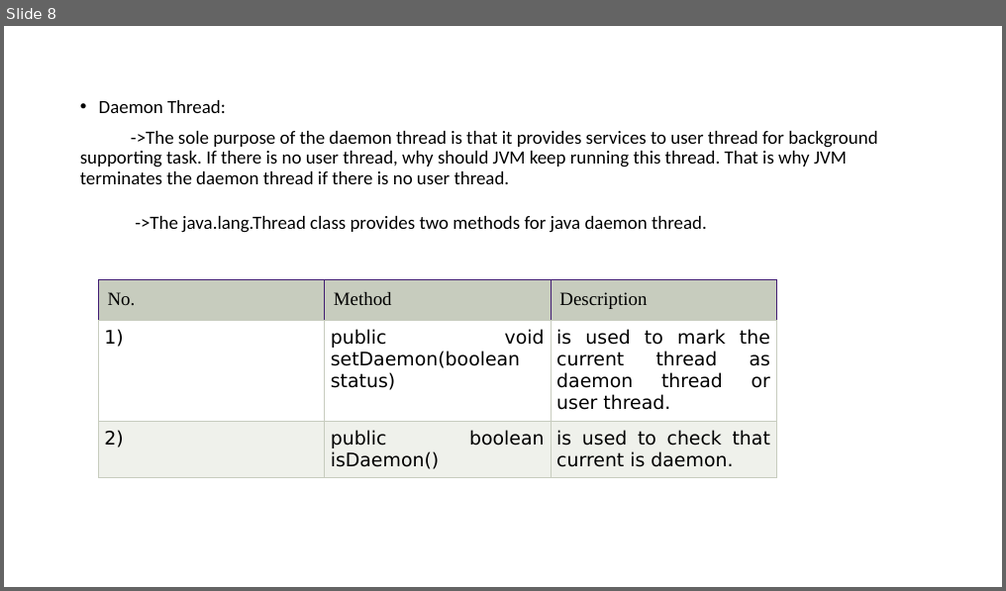
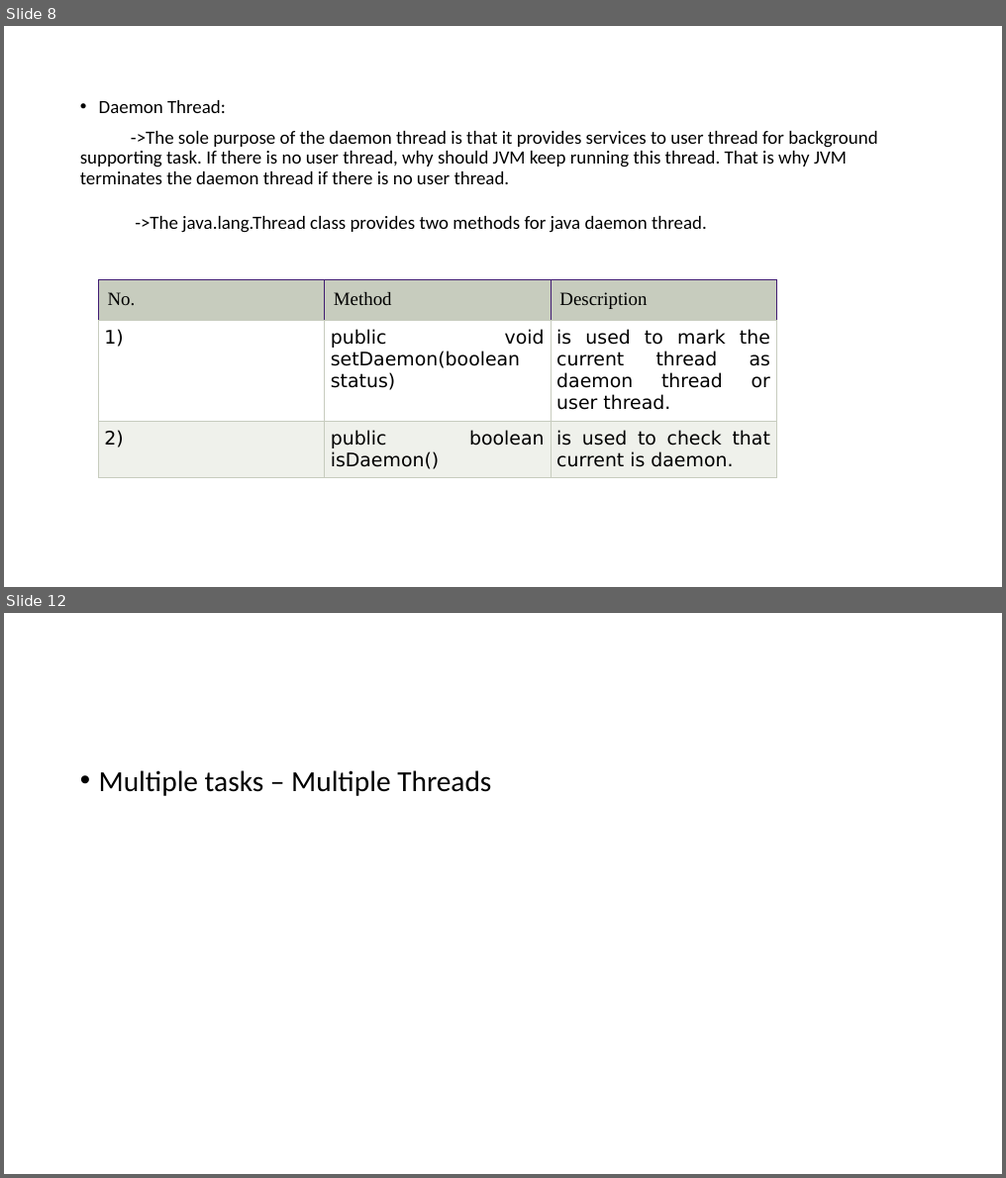
Before and after one commit to chenthilks/personal, a slide deck: Presentation1.pptx. Shown one above the other, each under a label of ours: slide 8 before the commit, slides 8 and 12 after it; the slides between them are not shown. The pictures are 1006x591 and 1006x1178 pixels, drawn with LibreOffice and Linux fonts; fonts in the diff are those of the drawing. Boxes give left, top, right and bottom in pixels: in the first picture for what was removed or moved away, otherwise in the second. Text is boxed around its words. In the diff, an @@ line names an element or a change of style, - is before the commit and + after.

```diff
--- a/Presentation1.pptx
+++ b/Presentation1.pptx
@@ slide 12 added at [4,613,1002,1174], background #FFFFFF @@
@@ text added at [99,770,491,796], 28 pt, text #000000 @@
+• Multiple tasks – Multiple Threads
```
Also in this commit, not shown: 5 other slides added.
